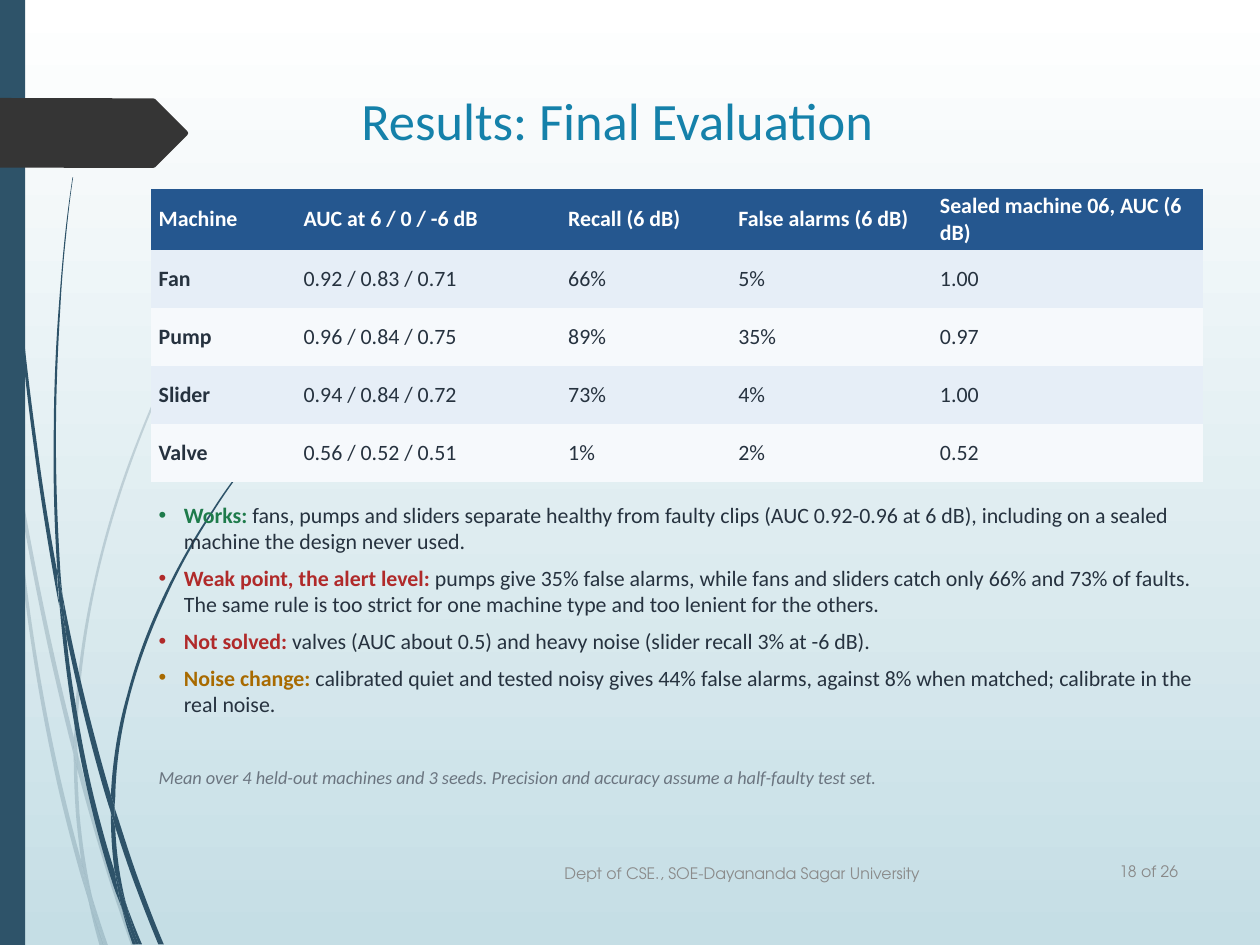
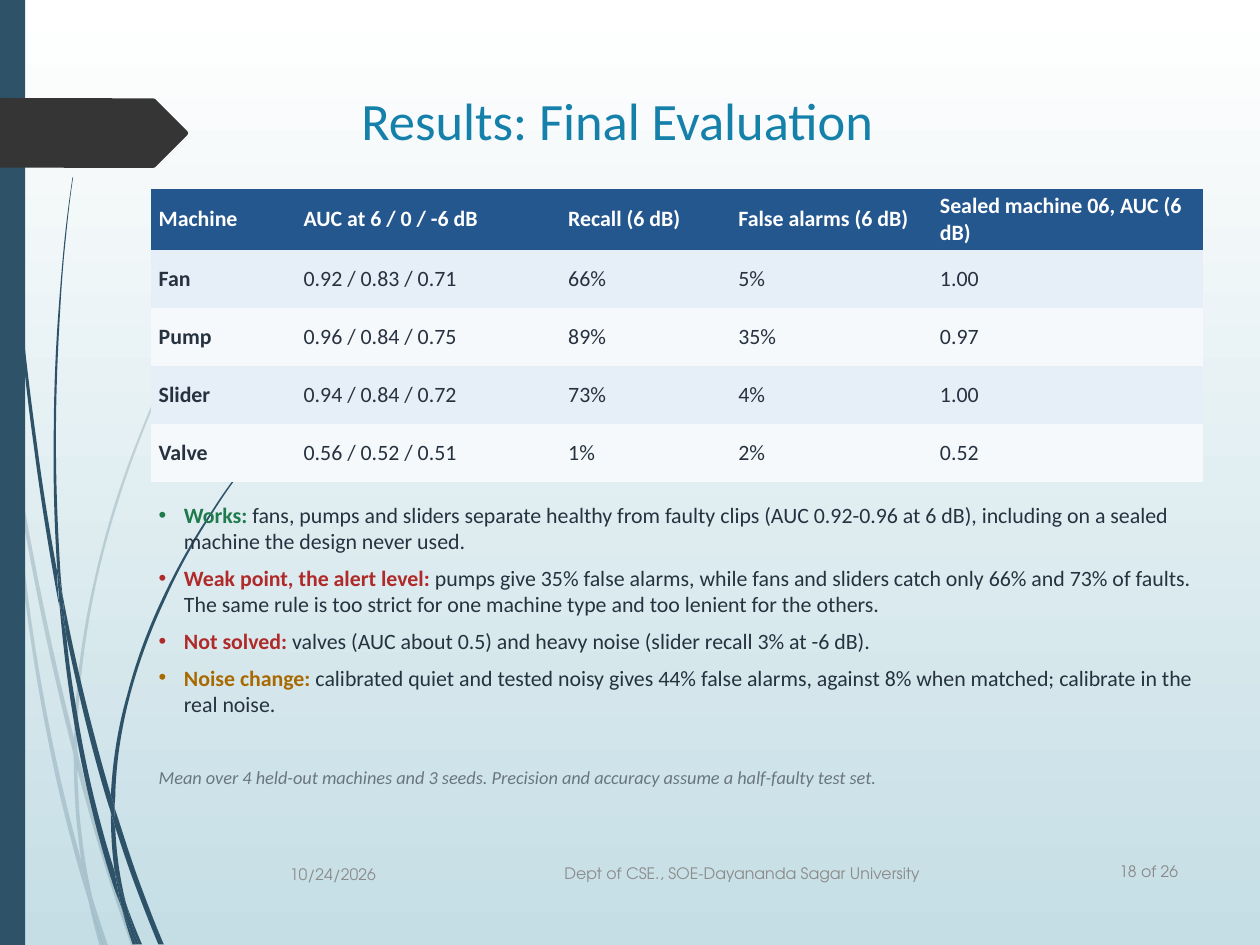
Before and after one commit to nikitha11925/SONAR-Edge, a slide deck: slide 18 of ppts/Review1_Presentation_v2.pptx. Drawn at 1260x945 pixels with LibreOffice and Linux fonts; fonts in the diff are those of the drawing; background and template pictures are left out. Boxes give left, top, right and bottom in pixels: in the first picture for what was removed or moved away, otherwise in the second. Text is boxed around its words. In the diff, an @@ line names an element or a change of style, - is before the commit and + after.

```diff
--- a/ppts/Review1_Presentation_v2.pptx
+++ b/ppts/Review1_Presentation_v2.pptx
@@ text added at [290,868,376,882], 9 pt, text #8C8C8C @@
+10/24/2026
```
Also in this commit, not shown: 24 other slides changed, 5 other files.
